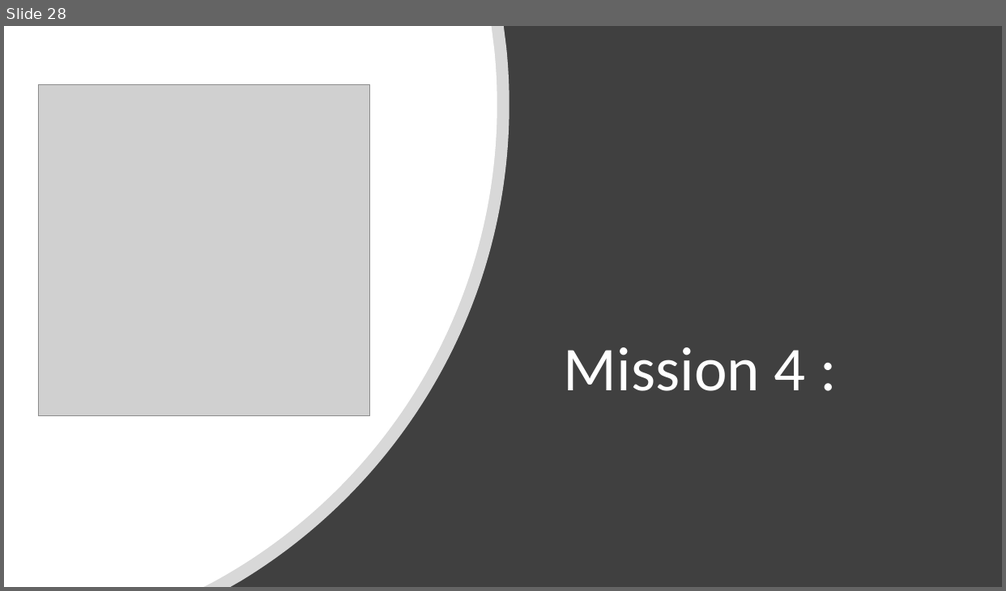
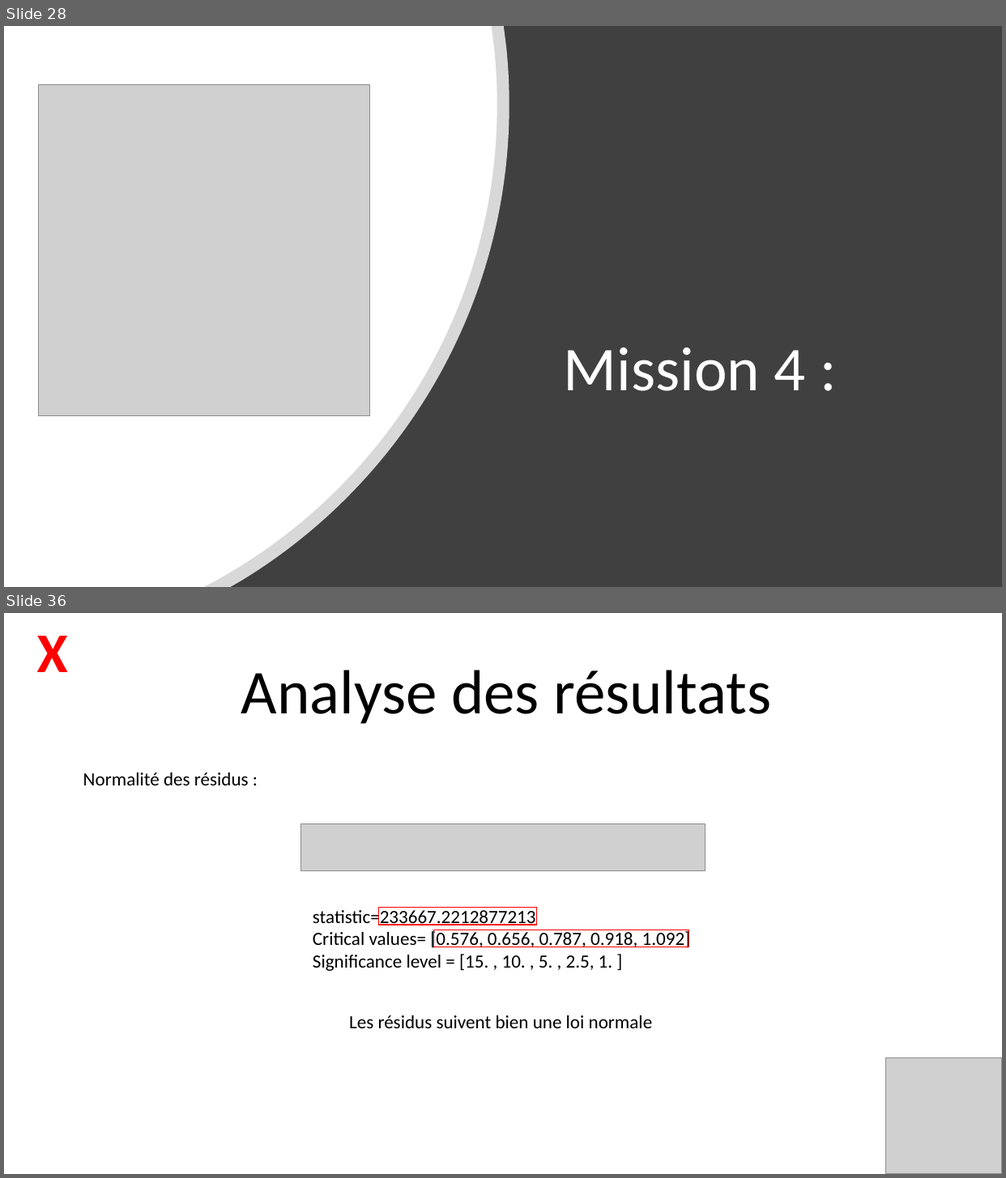
Before and after one commit to Julien-paulet/Projet_7_, a slide deck: Présentation.pptx. Shown one above the other, each under a label of ours: slide 28 before the commit, slides 28 and 36 after it; the slides between them are not shown. The pictures are 1006x591 and 1006x1178 pixels, drawn with LibreOffice and Linux fonts; fonts in the diff are those of the drawing; grey boxes stand for pictures. Boxes give left, top, right and bottom in pixels: in the first picture for what was removed or moved away, otherwise in the second. Text is boxed around its words. In the diff, an @@ line names an element or a change of style, - is before the commit and + after.

```diff
--- a/Présentation.pptx
+++ b/Présentation.pptx
@@ slide 36 added at box(4, 613, 1002, 1174), background #FFFFFF @@
@@ text added at box(37, 636, 68, 672), 54 pt, text #FF0000, bold @@
+X
@@ title added at box(241, 670, 771, 724), 60 pt, text #000000 @@
+Analyse des résultats
@@ text added at box(83, 773, 249, 786), 18 pt, text #000000 @@
+Normalité des résidus :
@@ picture added at box(300, 824, 705, 871) @@
@@ text added at box(313, 907, 691, 971), 18 pt, text #000000 @@
+statistic=233667.2212877213
+Critical values= [0.576, 0.656, 0.787, 0.918, 1.092]
+Significance level = [15. , 10. , 5. , 2.5, 1. ]
@@ rectangle added at box(378, 908, 536, 925), outline #FF0000 1 pt @@
@@ rectangle added at box(434, 931, 688, 948), outline #FF0000 1 pt @@
@@ text added at box(349, 1016, 653, 1029), 18 pt, text #000000 @@
+Les résidus suivent bien une loi normale
@@ picture added at box(886, 1058, 1002, 1174) @@
```
Also in this commit, not shown: 7 other slides added, 3 slides removed, 2 other files.
